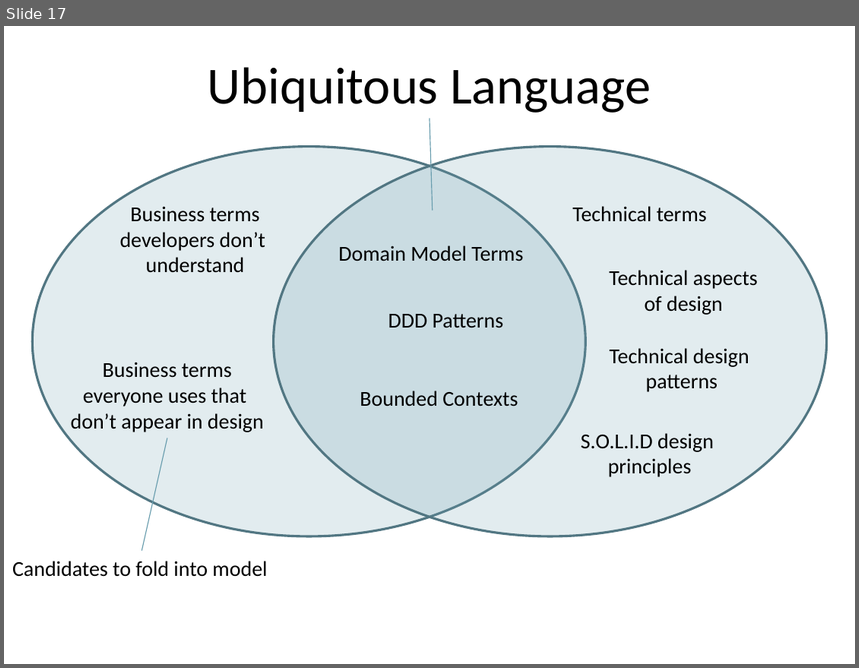
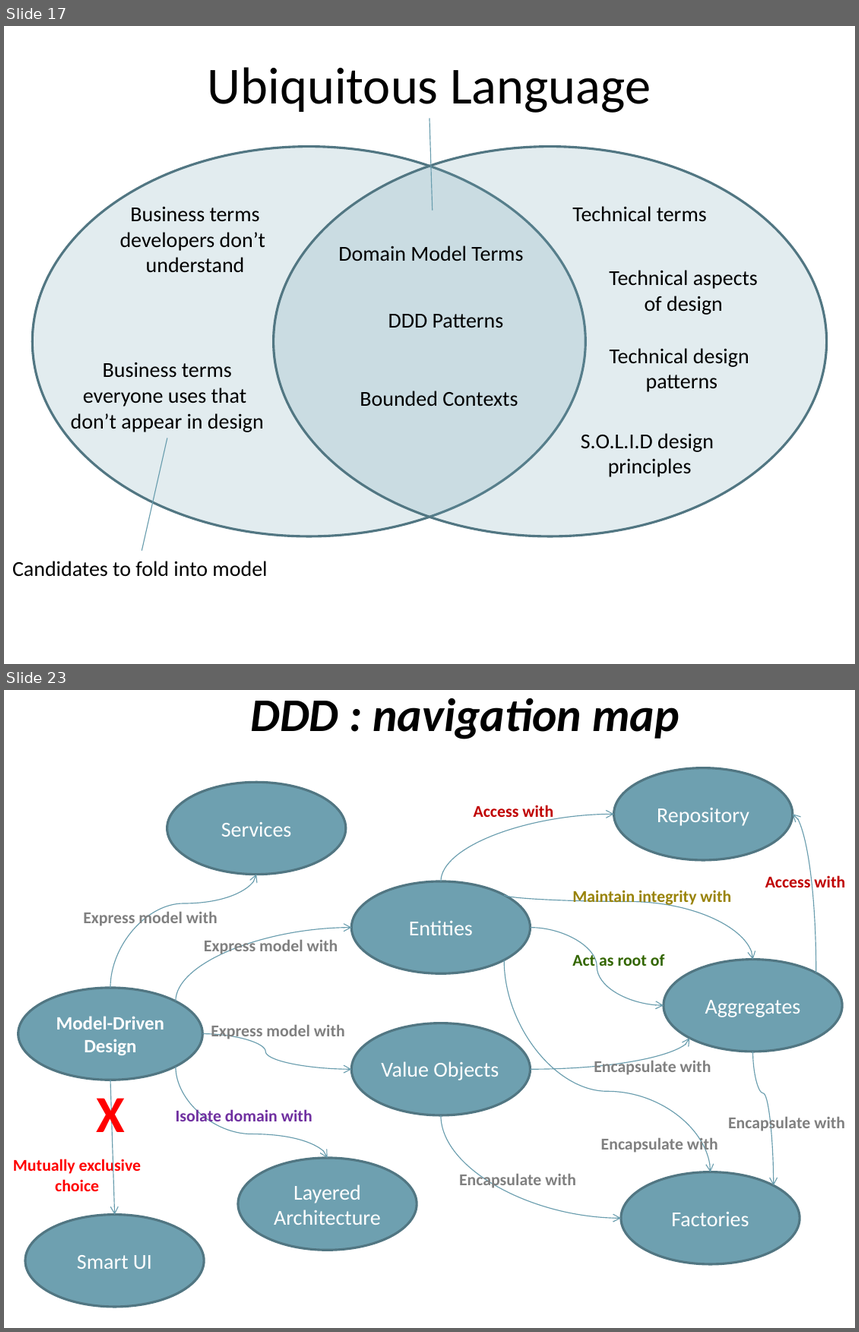
Before and after one commit to arturtv/dddpresentation, a slide deck: Domain-DrivenDesign.A.Trosin.pptx. Shown one above the other, each under a label of ours: slide 17 before the commit, slides 17 and 23 after it; the slides between them are not shown. The pictures are 859x668 and 859x1332 pixels, drawn with LibreOffice and Linux fonts; fonts in the diff are those of the drawing. Boxes give left, top, right and bottom in pixels: in the first picture for what was removed or moved away, otherwise in the second. Text is boxed around its words. In the diff, an @@ line names an element or a change of style, - is before the commit and + after.

```diff
--- a/Domain-DrivenDesign.A.Trosin.pptx
+++ b/Domain-DrivenDesign.A.Trosin.pptx
@@ slide 23 added at [4, 690, 855, 1328], background #FFFFFF @@
@@ title added at [250, 698, 679, 739], 39.6 pt, text #000000, bold, italic @@
+DDD : navigation map
@@ group added at [18, 768, 845, 1307]: 14 texts, 12 curved arrows, 9 ellipses, 1 arrow @@
+Model-Driven Design
+Services
+Entities
+Value Objects
+Layered
+Architecture
+Smart UI
+Repository
+Aggregates
+Factories
+Express model with
+Express model with
+Express model with
+Isolate domain with
+Access with
+Access with
+Encapsulate with
+Encapsulate with
+Encapsulate with
+Encapsulate with
+Maintain integrity with
+Act as root of
+X
@@ text added at [13, 1157, 142, 1192], 14 pt, text #FF0000, bold @@
+Mutually exclusive
+choice
```
Also in this commit, not shown: 2 slides changed, 5 other slides added, 3 slides removed.
